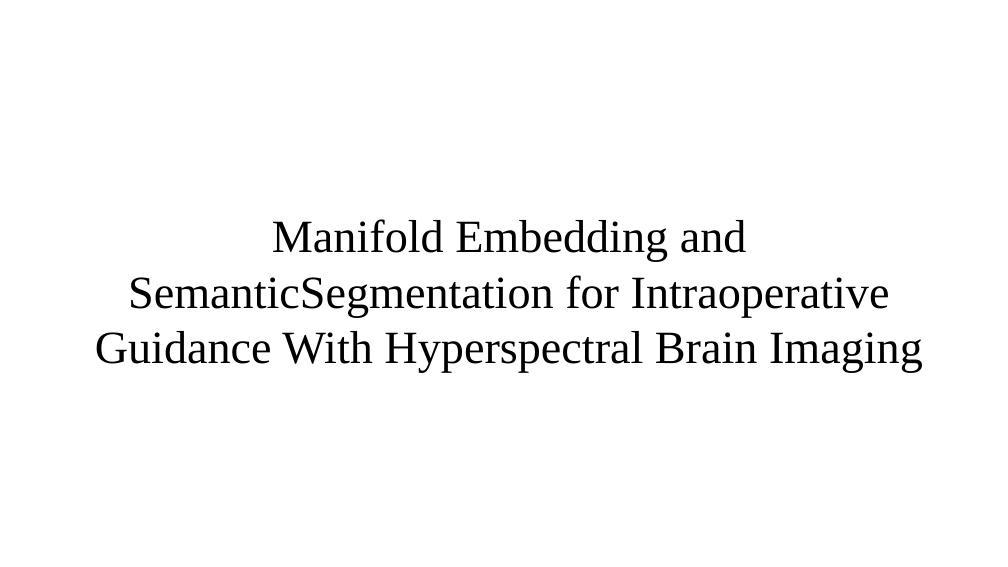
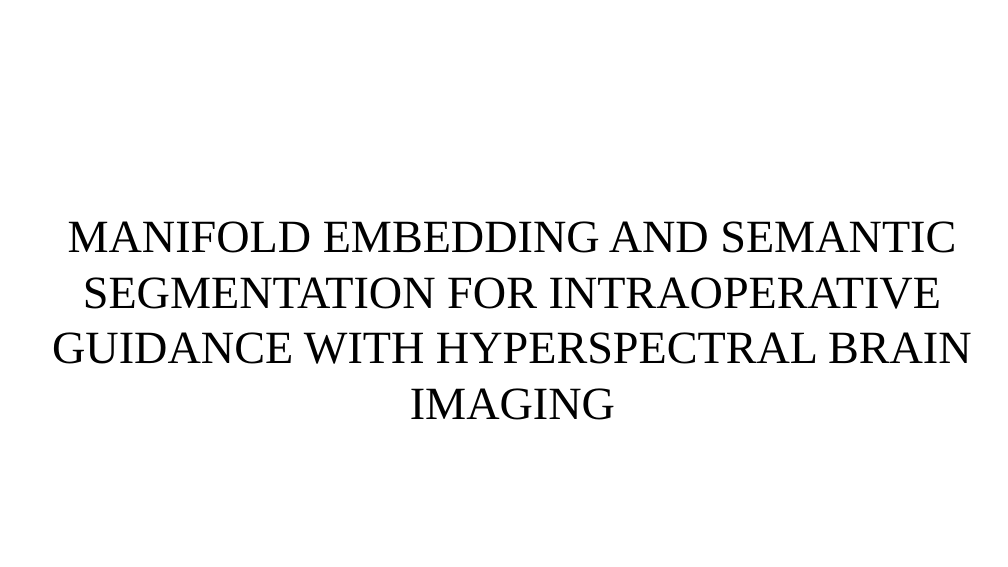
Before and after one commit to DhanalakshmiKandasamy/cfiles, a slide deck: slide 1 of PROJ8384.pptx. Drawn at 1008x567 pixels with LibreOffice and Linux fonts; fonts in the diff are those of the drawing. Boxes give left, top, right and bottom in pixels: in the first picture for what was removed or moved away, otherwise in the second. Text is boxed around its words. In the diff, an @@ line names an element or a change of style, - is before the commit and + after.

```diff
--- a/PROJ8384.pptx
+++ b/PROJ8384.pptx
@@ title at [52,221,972,420]: text changed @@
-Manifold Embedding and SemanticSegmentation for Intraoperative Guidance With Hyperspectral Brain Imaging
+MANIFOLD EMBEDDING AND SEMANTIC SEGMENTATION FOR INTRAOPERATIVE GUIDANCE WITH HYPERSPECTRAL BRAIN IMAGING
```
Also in this commit, not shown: 11 other slides changed, 1 slide added, 3 slides removed, 5 other files.
